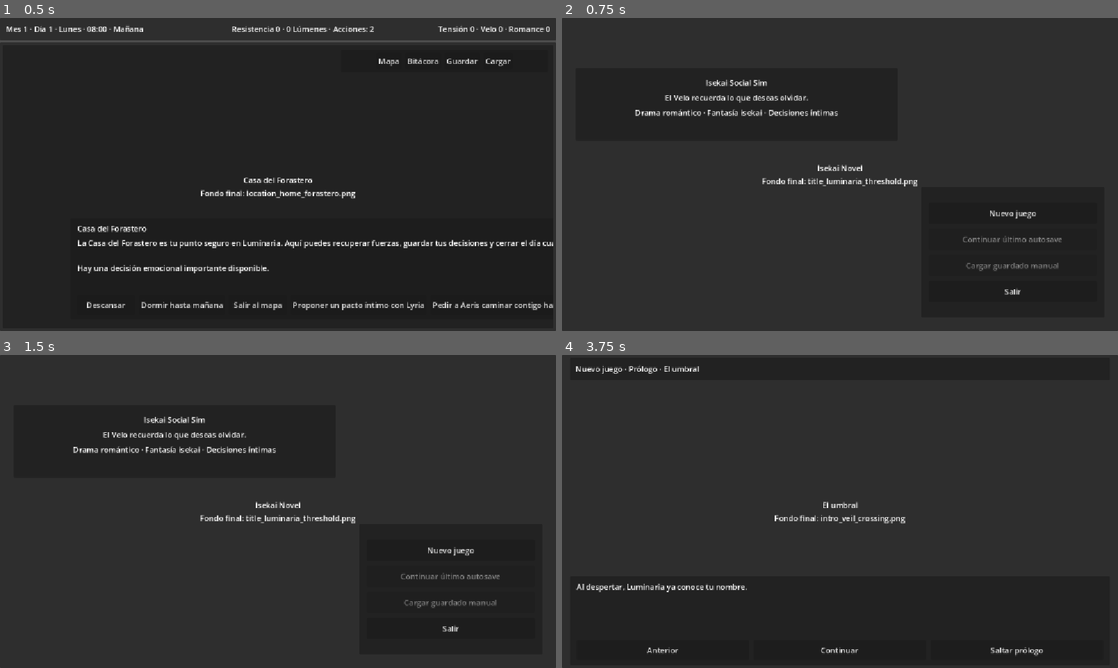
Above: before the commit, frames 1-4 (two rows, left to right).
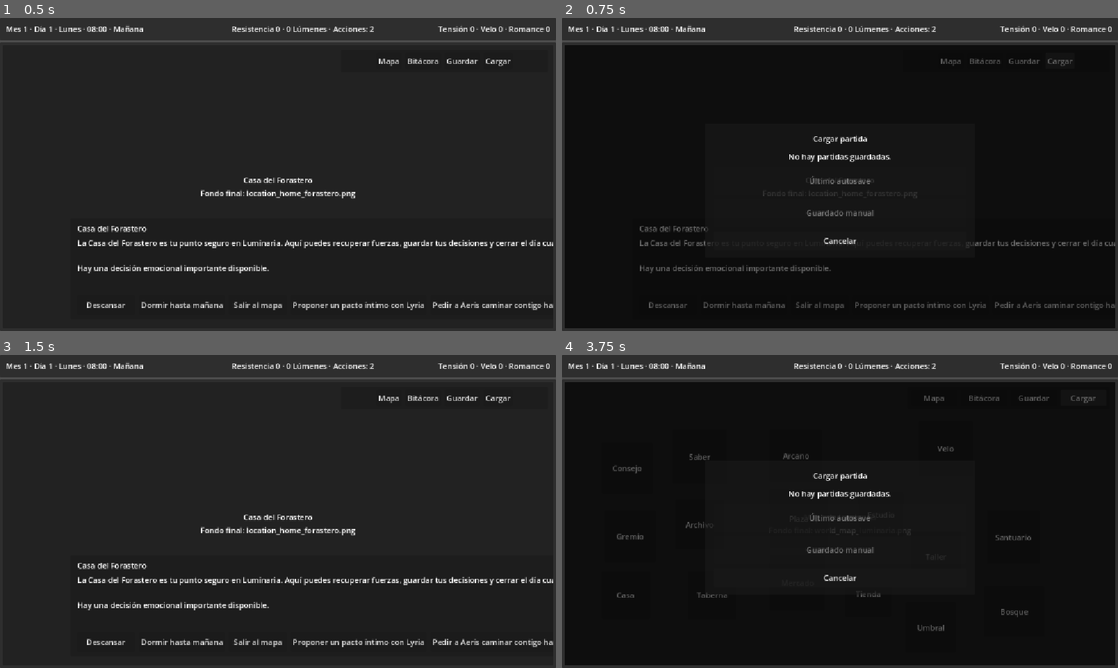
Above: after the commit, the same moments.

Repository: JoshSnowMex/isekai-novel
Game: Godot game, scene res://scenes/home/HomeScene.tscn
Same seed, same stepped clock (60 frames per second), same inputs: the game is played once before the commit and once after it. This scene is started directly instead of the project's main scene.
Inputs (mouse positions are in pixels of both pictures, inside the frame that each line leads up to):
- Up to frame 1 (0.5 s): no input
- Up to frame 2 (0.75 s): click "Cargar" at 0.5 s
- Up to frame 3 (1.5 s): click (278, 577) at 1.25 s, where only the run after the commit has a clickable "Cancelar"
- Up to frame 4 (3.75 s): click (1012, 549) at 2 s, where only the run before the commit has a clickable "Nuevo juego"; click (840, 649) at 2.75 s, where only the run before the commit has a clickable "Continuar"; click (1084, 398) at 3.5 s, where only the run after the commit has a clickable "Cargar"

Frame 1 is identical in both runs. In frame 2, 57% of the frame differs, in the area x 0-100%, y 2-100%; in frame 3, 5.7%; in frame 4, 58%.
Error in both runs: Invalid access to property or key 'relationships' on a base object of type 'Dictionary'. (res://core/game_manager.gd:194)

Commit message:
Update load button

Diff:
--- a/core/save_manager.gd
+++ b/core/save_manager.gd
@@ -41,6 +41,9 @@
 		return load_from_path(MANUAL_SAVE_PATH)
 
 	return false
+
+func load_autosave_game() -> bool:
+	return load_from_path(AUTOSAVE_PATH)
 
 
 func load_manual_game() -> bool:
@@ -91,6 +94,8 @@
 func has_continue_file() -> bool:
 	return FileAccess.file_exists(AUTOSAVE_PATH) or FileAccess.file_exists(MANUAL_SAVE_PATH)
 
+func has_autosave_file() -> bool:
+	return FileAccess.file_exists(AUTOSAVE_PATH)
 
 func has_manual_save_file() -> bool:
 	return FileAccess.file_exists(MANUAL_SAVE_PATH)
--- a/core/scene_router.gd
+++ b/core/scene_router.gd
@@ -74,6 +74,21 @@
 
 	go_to_location()
 
+func load_autosave_and_route() -> bool:
+	if SaveManager.load_autosave_game():
+		go_to_current_location_scene()
+		return true
+
+	return false
+
+
+func load_manual_and_route() -> bool:
+	if SaveManager.load_manual_game():
+		go_to_current_location_scene()
+		return true
+
+	return false
+
 func quit_game() -> void:
 	get_tree().quit()
 
--- a/scenes/home/home_scene.gd
+++ b/scenes/home/home_scene.gd
@@ -5,17 +5,15 @@
 var home_frame: PanelContainer
 var home_layer: Control
 var background_layer: Control
-
 var global_action_panel: PanelContainer
 var global_action_buttons: HBoxContainer
-
 var main_panel: PanelContainer
 var main_title_label: Label
 var main_description_scroll: ScrollContainer
 var main_description_label: Label
 var main_actions: HBoxContainer
-
 var current_message: String = ""
+var load_game_modal: LoadGameModal
 
 const BASE_HOME_SIZE := Vector2(1050.0, 540.0)
 
@@ -70,6 +68,7 @@
 	build_background()
 	build_global_action_panel()
 	build_main_panel()
+	build_load_game_modal()
 
 	call_deferred("refresh_layout_after_frame")
 
@@ -121,8 +120,14 @@
 	add_global_action("Mapa", func(): _on_map_pressed())
 	add_global_action("Bitácora", func(): SceneRouter.go_to_journal(SceneRouter.HOME_SCENE))
 	add_global_action("Guardar", func(): _on_save_pressed())
-	add_global_action("Cargar", func(): SceneRouter.go_to_main_menu())
-
+	add_global_action("Cargar", func():
+		load_game_modal.open()
+	)
+
+func build_load_game_modal() -> void:
+	load_game_modal = LoadGameModal.new()
+	home_layer.add_child(load_game_modal)
+	load_game_modal.hide_modal()
 
 func build_main_panel() -> void:
 	main_panel = PanelContainer.new()
@@ -534,3 +539,13 @@
 	offset_top = 0
 	offset_right = 0
 	offset_bottom = 0
+
+func load_continue_from_home() -> void:
+	if SaveManager.load_continue_game():
+		SceneRouter.go_to_current_location_scene()
+		return
+
+	show_home_message(
+		"No hay partida guardada",
+		"No se encontró autosave ni guardado manual."
+	)
--- a/scenes/intro/intro_scene.gd
+++ b/scenes/intro/intro_scene.gd
@@ -368,7 +368,7 @@
 	top_label.text = "Nuevo juego · Confirmar Forastero"
 	bottom_text_label.text = "%s\n%s" % [
 		build_confirm_title(class_data, appearance_label),
-		str(class_data.get("narrative_style", ""))
+		build_confirm_description(class_data)
 	]
 
 	clear_card_area()
@@ -432,19 +432,16 @@
 		normalized_class_id
 	]
 
-func build_confirm_title(class_data: Dictionary, appearance_label: String) -> String:
-	var player_class_name: String = str(class_data.get("name", selected_class_id))
-	var clean_class_name: String = player_class_name
-
-	clean_class_name = clean_class_name.replace("Forastero ", "")
-	clean_class_name = clean_class_name.replace("Forastera ", "")
-	clean_class_name = clean_class_name.replace("Forma velada ", "")
-
-	return "Camino elegido: %s %s" % [
-		appearance_label,
-		clean_class_name
-	]
-
+func build_confirm_description(class_data: Dictionary) -> String:
+	var style_text: String = str(class_data.get("narrative_style", "")).strip_edges()
+
+	if style_text == "":
+		return "El Velo acepta esta forma. Luminaria responderá a tus decisiones."
+
+	if style_text.length() > 150:
+		style_text = style_text.substr(0, 147).strip_edges() + "..."
+
+	return style_text
 
 func get_confirm_background_name(class_id: String) -> String:
 	var appearance_asset_id: String = selected_appearance_id
@@ -596,3 +593,24 @@
 	offset_top = 0
 	offset_right = 0
 	offset_bottom = 0
+
+func build_confirm_title(class_data: Dictionary, appearance_label: String) -> String:
+	var player_class_name: String = str(class_data.get("name", selected_class_id))
+	var clean_class_name: String = player_class_name
+	var element_name: String = str(class_data.get("element", "")).to_lower()
+
+	clean_class_name = clean_class_name.replace("Forastero ", "")
+	clean_class_name = clean_class_name.replace("Forastera ", "")
+	clean_class_name = clean_class_name.replace("Forma velada ", "")
+
+	if element_name != "":
+		return "Camino elegido: %s %s, bajo el signo de %s." % [
+			appearance_label,
+			clean_class_name,
+			element_name
+		]
+
+	return "Camino elegido: %s %s." % [
+		appearance_label,
+		clean_class_name
+	]
--- a/scenes/location/location_scene.gd
+++ b/scenes/location/location_scene.gd
@@ -24,6 +24,7 @@
 var last_message: String = ""
 var selected_npc_id: String = ""
 var character_positions_by_location: Dictionary = {}
+var load_game_modal: LoadGameModal
 
 const BASE_LOCATION_SIZE := Vector2(1050.0, 540.0)
 const CHARACTER_BASE_SIZE := Vector2(132.0, 210.0)
@@ -87,6 +88,7 @@
 	build_global_action_panel()
 	build_bottom_panel()
 	build_modal()
+	build_load_game_modal()
 
 	call_deferred("refresh_layout_after_frame")
 
@@ -118,7 +120,7 @@
 		)
 	)
 	add_global_action("Cargar", func():
-		SceneRouter.go_to_main_menu()
+		load_game_modal.open()
 	)
 
 
@@ -1534,3 +1536,18 @@
 
 	modal_footer.add_child(button)
 	return button
+
+func load_continue_from_location() -> void:
+	if SaveManager.load_continue_game():
+		SceneRouter.go_to_current_location_scene()
+		return
+
+	show_location_message(
+		"No hay partida guardada",
+		"No se encontró autosave ni guardado manual."
+	)
+
+func build_load_game_modal() -> void:
+	load_game_modal = LoadGameModal.new()
+	location_layer.add_child(load_game_modal)
+	load_game_modal.hide_modal()
--- a/scenes/map/world_map.gd
+++ b/scenes/map/world_map.gd
@@ -1,5 +1,4 @@
 extends Control
-
 
 var hud_bar: WorldHudBar
 var map_layer: Control
@@ -7,6 +6,7 @@
 var action_panel: WorldActionPanel
 var hover_card: LocationHoverCard
 var hovered_location_id: String = ""
+var load_game_modal: LoadGameModal
 
 const BASE_MAP_SIZE := Vector2(1050.0, 540.0)
 
@@ -53,6 +53,7 @@
 	build_location_layer()
 	build_action_panel()
 	build_hover_card()
+	build_load_game_modal()
 
 	call_deferred("layout_overlay_controls")
 	call_deferred("refresh_overlay_layout_after_frame")
@@ -112,7 +113,7 @@
 	)
 
 	action_panel.add_action("Cargar", func():
-		SceneRouter.go_to_main_menu()
+		load_game_modal.open()
 	)
 
 
@@ -124,6 +125,10 @@
 	hover_card.set_intro()
 	hover_card.visible = false
 
+func build_load_game_modal() -> void:
+	load_game_modal = LoadGameModal.new()
+	map_layer.add_child(load_game_modal)
+	load_game_modal.hide_modal()
 
 func layout_overlay_controls() -> void:
 	layout_action_panel()
@@ -455,3 +460,14 @@
 	var final_position: Vector2 = clamp_location_position(scaled_position, scaled_size)
 
 	return Rect2(final_position, scaled_size)
+
+func load_continue_from_world_map() -> void:
+	if SaveManager.load_continue_game():
+		SceneRouter.go_to_current_location_scene()
+		return
+
+	show_system_hover_message(
+		"No hay partida guardada",
+		"No se encontró autosave ni guardado manual.",
+		"Guarda una partida antes de intentar cargar."
+	)
--- a/scenes/shop/shop_scene.gd
+++ b/scenes/shop/shop_scene.gd
@@ -5,22 +5,18 @@
 var shop_frame: PanelContainer
 var shop_layer: Control
 var background_layer: Control
-
 var info_panel: PanelContainer
 var info_label: Label
-
 var global_action_panel: PanelContainer
 var global_action_buttons: HBoxContainer
-
 var shop_panel: PanelContainer
 var item_scroll: ScrollContainer
 var item_grid: GridContainer
-
 var current_message: String = ""
 var preview_item_id: String = ""
-
 var vendor_placeholder: PanelContainer
 var vendor_label: Label
+var load_game_modal: LoadGameModal
 
 func _ready() -> void:
 	setup_fullscreen_root()
@@ -74,6 +70,7 @@
 	build_global_action_panel()
 	build_shop_panel()
 	build_vendor_placeholder()
+	build_load_game_modal()
 
 	call_deferred("refresh_layout_after_frame")
 
@@ -147,7 +144,9 @@
 	add_global_action("Mapa", func(): _on_map_pressed())
 	add_global_action("Bitácora", func(): SceneRouter.go_to_journal(SceneRouter.SHOP_SCENE))
 	add_global_action("Guardar", func(): _on_save_pressed())
-	add_global_action("Cargar", func(): SceneRouter.go_to_main_menu())
+	add_global_action("Cargar", func():
+		load_game_modal.open()
+	)
 
 
 func build_shop_panel() -> void:
@@ -565,3 +564,18 @@
 	vendor_label.vertical_alignment = VERTICAL_ALIGNMENT_CENTER
 	vendor_label.autowrap_mode = TextServer.AUTOWRAP_WORD_SMART
 	margin.add_child(vendor_label)
+
+func load_continue_from_shop() -> void:
+	if SaveManager.load_continue_game():
+		SceneRouter.go_to_current_location_scene()
+		return
+
+	show_shop_message(
+		"No hay partida guardada",
+		"No se encontró autosave ni guardado manual."
+	)
+
+func build_load_game_modal() -> void:
+	load_game_modal = LoadGameModal.new()
+	shop_layer.add_child(load_game_modal)
+	load_game_modal.hide_modal()
--- /dev/null
+++ b/ui/components/load_game_modal.gd
@@ -0,0 +1,157 @@
+extends ColorRect
+class_name LoadGameModal
+
+
+var panel: PanelContainer
+var title_label: Label
+var description_label: Label
+var autosave_button: Button
+var manual_button: Button
+var cancel_button: Button
+
+
+func _ready() -> void:
+	build()
+	hide_modal()
+
+
+func build() -> void:
+	set_anchors_preset(Control.PRESET_FULL_RECT)
+	offset_left = 0
+	offset_top = 0
+	offset_right = 0
+	offset_bottom = 0
+	color = Color(0, 0, 0, 0.58)
+	mouse_filter = Control.MOUSE_FILTER_STOP
+
+	panel = PanelContainer.new()
+	panel.custom_minimum_size = Vector2(520, 260)
+	add_child(panel)
+
+	var margin: MarginContainer = MarginContainer.new()
+	margin.add_theme_constant_override("margin_left", 18)
+	margin.add_theme_constant_override("margin_top", 16)
+	margin.add_theme_constant_override("margin_right", 18)
+	margin.add_theme_constant_override("margin_bottom", 16)
+	panel.add_child(margin)
+
+	var box: VBoxContainer = VBoxContainer.new()
+	box.size_flags_horizontal = Control.SIZE_EXPAND_FILL
+	box.size_flags_vertical = Control.SIZE_EXPAND_FILL
+	box.add_theme_constant_override("separation", 10)
+	margin.add_child(box)
+
+	title_label = Label.new()
+	title_label.text = "Cargar partida"
+	title_label.custom_minimum_size = Vector2(1, 30)
+	title_label.size_flags_horizontal = Control.SIZE_EXPAND_FILL
+	title_label.horizontal_alignment = HORIZONTAL_ALIGNMENT_CENTER
+	title_label.vertical_alignment = VERTICAL_ALIGNMENT_CENTER
+	title_label.autowrap_mode = TextServer.AUTOWRAP_WORD_SMART
+	box.add_child(title_label)
+
+	description_label = Label.new()
+	description_label.text = ""
+	description_label.custom_minimum_size = Vector2(1, 22)
+	description_label.size_flags_horizontal = Control.SIZE_EXPAND_FILL
+	description_label.horizontal_alignment = HORIZONTAL_ALIGNMENT_CENTER
+	description_label.vertical_alignment = VERTICAL_ALIGNMENT_TOP
+	description_label.autowrap_mode = TextServer.AUTOWRAP_WORD_SMART
+	box.add_child(description_label)
+
+	var buttons_box: VBoxContainer = VBoxContainer.new()
+	buttons_box.size_flags_horizontal = Control.SIZE_EXPAND_FILL
+	buttons_box.size_flags_vertical = Control.SIZE_EXPAND_FILL
+	buttons_box.add_theme_constant_override("separation", 8)
+	box.add_child(buttons_box)
+
+	autosave_button = make_load_button(
+		"Último autosave",
+		""
+	)
+	autosave_button.pressed.connect(load_autosave)
+	buttons_box.add_child(autosave_button)
+
+	manual_button = make_load_button(
+		"Guardado manual",
+		""
+	)
+	manual_button.pressed.connect(load_manual)
+	buttons_box.add_child(manual_button)
+
+	cancel_button = Button.new()
+	cancel_button.text = "Cancelar"
+	cancel_button.focus_mode = Control.FOCUS_ALL
+	cancel_button.custom_minimum_size = Vector2(1, 38)
+	cancel_button.size_flags_horizontal = Control.SIZE_EXPAND_FILL
+	cancel_button.pressed.connect(hide_modal)
+	box.add_child(cancel_button)
+
+	call_deferred("layout_modal")
+
+
+func make_load_button(title: String, hint: String) -> Button:
+	var button: Button = Button.new()
+	button.text = "%s\n%s" % [title, hint]
+	button.focus_mode = Control.FOCUS_ALL
+	button.custom_minimum_size = Vector2(1, 58)
+	button.size_flags_horizontal = Control.SIZE_EXPAND_FILL
+	button.autowrap_mode = TextServer.AUTOWRAP_WORD_SMART
+	return button
+
+
+func open() -> void:
+	visible = true
+	update_buttons()
+	call_deferred("layout_modal")
+
+
+func hide_modal() -> void:
+	visible = false
+
+
+func update_buttons() -> void:
+	autosave_button.disabled = not SaveManager.has_autosave_file()
+	manual_button.disabled = not SaveManager.has_manual_save_file()
+
+	if autosave_button.disabled and manual_button.disabled:
+		description_label.text = "No hay partidas guardadas."
+	else:
+		description_label.text = ""
+
+
+func load_autosave() -> void:
+	if SceneRouter.load_autosave_and_route():
+		return
+
+	description_label.text = "No se pudo cargar el autosave."
+	update_buttons()
+
+
+func load_manual() -> void:
+	if SceneRouter.load_manual_and_route():
+		return
+
+	description_label.text = "No se pudo cargar el guardado manual."
+	update_buttons()
+
+
+func layout_modal() -> void:
+	if panel == null:
+		return
+
+	var panel_size: Vector2 = Vector2(
+		min(560.0, max(420.0, size.x - 32.0)),
+		260.0
+	)
+
+	panel.size = panel_size
+	panel.position = Vector2(
+		(size.x - panel_size.x) / 2.0,
+		(size.y - panel_size.y) / 2.0
+	)
+
+
+func _notification(what: int) -> void:
+	if what == NOTIFICATION_RESIZED:
+		call_deferred("layout_modal")
Not shown, added: ui/components/load_game_modal.gd.uid
